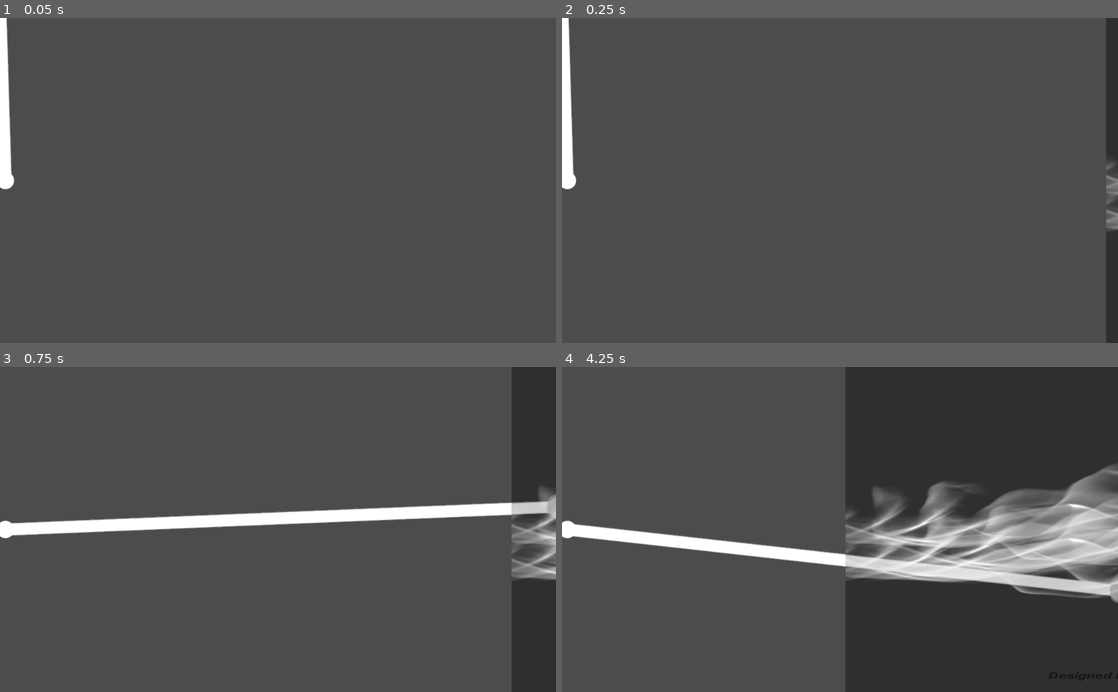
Above: before the commit, frames 1-4 (two rows, left to right).
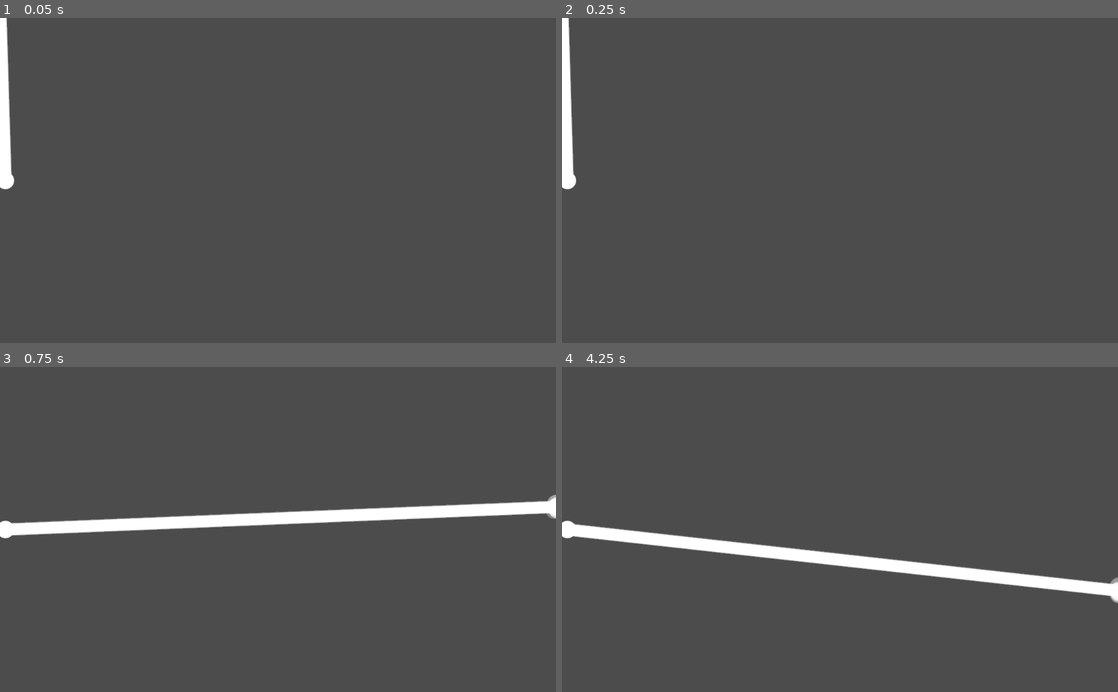
Above: after the commit, the same moments.

Repository: ToniJakovcevic10/LaserGame
Game: Godot game, scene res://World.tscn
Same seed, same stepped clock (60 frames per second), same inputs: the game is played once before the commit and once after it.
Inputs (mouse positions are in pixels of both pictures, inside the frame that each line leads up to):
- Up to frame 1 (0.05 s): no input
- Up to frame 2 (0.25 s): no input
- Up to frame 3 (0.75 s): move the mouse to (400, 513) at 0.52 s; click (400, 513) at 0.67 s
- Up to frame 4 (4.25 s): move the mouse to (728, 545) at 1.27 s; click (728, 545) at 1.42 s; move the mouse to (895, 458) at 2.02 s; click (895, 458) at 2.17 s; move the mouse to (812, 594) at 2.77 s; click (812, 594) at 2.92 s; move the mouse to (1006, 578) at 3.52 s; click (1006, 578) at 3.67 s

Frame 1 is identical in both runs. In frame 2, 1.8% of the frame differs, in the area x 97-100%, y 0-100%; in frame 3, 7.2%; in frame 4, 45%, in the area x 51-100%, y 0-100%.

Commit message:
mirrors and laser bouncing

Diff:
--- a/Laser_Beam/LaserBeam.gd
+++ b/Laser_Beam/LaserBeam.gd
@@ -6,6 +6,60 @@
 onready var beam = $Beam
 onready var end = $End
 onready var raycast2D = $RayCast2D
+onready var line = $Line2D
+onready var line_ray=$Line_Ray
+
+
+
+func _process(_delta):
+	line.clear_points()
+
+	if Input.is_mouse_button_pressed(BUTTON_RIGHT):
+		line.add_point(Vector2.ZERO)
+
+		line_ray.global_position = line.global_position
+		line_ray.cast_to = (get_global_mouse_position() - line.global_position).normalized()*2000
+		line_ray.force_raycast_update()
+
+		var previous = null
+
+		while true:
+			if not line_ray.is_colliding():
+				var pt = line_ray.global_position + line_ray.cast_to
+				line.add_point(line.to_local(pt))
+				break
+
+			var coll = line_ray.get_collider()
+			var pt = line_ray.get_collision_point()
+
+			line.add_point(line.to_local(pt))
+
+#			if not coll.collision_mask == 15:
+#				break
+
+			var normal = line_ray.get_collision_normal()  #to make sure on which angle we are colliding
+
+			if normal == Vector2.ZERO:
+				break                        #if collider starts out inside of hitbox or something similar
+
+			#update collisions
+			if previous !=null:
+				previous.collision_mask = 3
+				previous.collision_layer = 3
+			previous = coll
+			previous.collision_mask = 0
+			previous.collision_layer = 0
+
+			#update raycast
+			line_ray.global_position = pt
+			line_ray.cast_to = line_ray.cast_to.bounce(normal)
+			line_ray.force_raycast_update()
+
+		if previous !=null:
+				previous.collision_mask = 3
+				previous.collision_layer = 3
+
+
 
 func _physics_process(_delta):
 	var mouse_position = get_local_mouse_position()
--- a/Laser_Beam/LaserBeam.tscn
+++ b/Laser_Beam/LaserBeam.tscn
@@ -48,5 +48,30 @@
 texture = ExtResource( 1 )
 
 [node name="RayCast2D" type="RayCast2D" parent="."]
+visible = false
 enabled = true
 cast_to = Vector2( 100, 0 )
+collision_mask = 997
+collide_with_areas = true
+
+[node name="Line2D" type="Line2D" parent="."]
+position = Vector2( 0.332276, -0.0136831 )
+rotation = -0.0411567
+scale = Vector2( 0.995876, 1 )
+points = PoolVector2Array( 104.636, 4.14434, 395.834, 13.305 )
+width = 24.0
+default_color = Color( 1, 1, 1, 1 )
+
+[node name="Line_Ray" type="RayCast2D" parent="."]
+visible = false
+collision_mask = 6
+
+[node name="Particles2Dline" type="Particles2D" parent="Line_Ray"]
+visible = false
+position = Vector2( 100, 0 )
+amount = 6
+lifetime = 0.1
+preprocess = 0.1
+local_coords = false
+process_material = SubResource( 4 )
+texture = ExtResource( 1 )
--- /dev/null
+++ b/Mirror/Mirror.tscn
@@ -0,0 +1,11 @@
+[gd_scene load_steps=2 format=2]
+
+[sub_resource type="RectangleShape2D" id=1]
+extents = Vector2( 8, 88 )
+
+[node name="Mirror" type="StaticBody2D"]
+collision_layer = 32768
+collision_mask = 2
+
+[node name="CollisionShape2D" type="CollisionShape2D" parent="."]
+shape = SubResource( 1 )
--- a/Optical_Media/Air/Air.gd
+++ b/Optical_Media/Air/Air.gd
@@ -1,18 +1,18 @@
-extends StaticBody2D
-
-onready var singleton= get_node("/root/SingletonScript")
-
-func _physics_process(_delta):
-	if singleton.opticalmedia == 1:
-		self.position += Vector2(-2,0)
-	if self.position.x <= -2048:
-		self.queue_free()
-		singleton.opticalmedia = singleton.choosing_random_number()
-		air_reset()
-
-
-func air_reset():
-	var air_instance=singleton.air.instance()
-	air_instance.position= Vector2(0,0)
-	get_parent().call_deferred("add_child",air_instance)
-	print("air reset")
+#extends StaticBody2D
+#
+#onready var singleton= get_node("/root/SingletonScript")
+#
+#func _physics_process(_delta):
+#	if singleton.opticalmedia == 1:
+#		self.position += Vector2(-8,0)
+#	if self.position.x <= -1024:
+#		self.queue_free()
+#		singleton.opticalmedia = singleton.choosing_random_number()
+#		air_reset()
+#
+#
+#func air_reset():
+#	var air_instance=singleton.air.instance()
+#	air_instance.position= Vector2(0,0)
+#	get_parent().call_deferred("add_child",air_instance)
+#	print("air reset")
--- a/Optical_Media/Air/Air.tscn
+++ /dev/null
@@ -1,25 +0,0 @@
-[gd_scene load_steps=5 format=2]
-
-[ext_resource path="res://Optical_Media/Air/Air.png" type="Texture" id=1]
-[ext_resource path="res://Optical_Media/Air/Air.gd" type="Script" id=2]
-
-[sub_resource type="PhysicsMaterial" id=2]
-
-[sub_resource type="RectangleShape2D" id=1]
-extents = Vector2( 512, 300 )
-
-[node name="nodeAir" type="Node2D"]
-
-[node name="Air" type="StaticBody2D" parent="."]
-position = Vector2( 1544, 300 )
-collision_layer = 32
-physics_material_override = SubResource( 2 )
-script = ExtResource( 2 )
-
-[node name="CollisionShape2D" type="CollisionShape2D" parent="Air"]
-light_mask = 32
-shape = SubResource( 1 )
-
-[node name="Air" type="Sprite" parent="Air"]
-scale = Vector2( 0.853333, 0.5 )
-texture = ExtResource( 1 )
--- a/Singleton_script.gd
+++ b/Singleton_script.gd
@@ -1,7 +1,7 @@
 extends Node2D
 
-onready var opticalmedia = 1
-var air = preload("res://Optical_Media/Air/Air.tscn")
+onready var opticalmedia = 1  #zbog ovoga se odma pokrene uvik air
+#var air = preload("res://Optical_Media/Air/airNode.tscn")
 
 #choosing random number
 func choosing_random_number():
--- a/World.tscn
+++ b/World.tscn
@@ -1,7 +1,7 @@
 [gd_scene load_steps=4 format=2]
 
 [ext_resource path="res://Laser_Beam/LaserBeam.tscn" type="PackedScene" id=1]
-[ext_resource path="res://Optical_Media/Air/Air.tscn" type="PackedScene" id=2]
+[ext_resource path="res://Mirror/Mirror.tscn" type="PackedScene" id=2]
 [ext_resource path="res://Singleton_script.gd" type="Script" id=3]
 
 [node name="World" type="Node2D"]
@@ -11,6 +11,7 @@
 anchor_mode = 0
 
 [node name="LaserBeam" parent="." instance=ExtResource( 1 )]
+light_mask = 997
 position = Vector2( 10, 300 )
 
 [node name="Borders" type="StaticBody2D" parent="."]
@@ -19,4 +20,9 @@
 position = Vector2( 15.1361, -16.8179 )
 polygon = PoolVector2Array( -22.5707, 13.0436, -15.8392, 18.2812, -15.8436, 618.489, 1011.73, 613.444, 1011.73, 13.0436, -4.07101, 14.7254, -4.07101, 4.63466, 1018.46, 6.31645, 1016.78, 621.853, -22.5707, 623.534 )
 
-[node name="nodeAir" parent="." instance=ExtResource( 2 )]
+[node name="Mirror" parent="." groups=[
+"Mirrors",
+] instance=ExtResource( 2 )]
+position = Vector2( 776, 160 )
+collision_layer = 6
+collision_mask = 6
--- a/project.godot
+++ b/project.godot
@@ -22,12 +22,15 @@
 [autoload]
 
 SingletonScript="*res://Singleton_script.gd"
-Air="*res://Optical_Media/Air/Air.gd"
+AirNode="*res://Optical_Media/Air/airNode.tscn"
 
 [layer_names]
 
-2d_render/layer_1="Laser"
-2d_physics/layer_1="Laser"
+2d_render/layer_1="Wall"
+2d_physics/layer_1="Wall"
+2d_render/layer_2="Laser"
+2d_physics/layer_2="Laser"
+2d_physics/layer_3="Mirror"
 2d_render/layer_6="Air"
 2d_physics/layer_6="Air"
 2d_render/layer_7="Glass"
@@ -38,6 +41,7 @@
 2d_physics/layer_9="Diamond"
 2d_render/layer_10="Germanium"
 2d_physics/layer_10="Germanium"
+2d_render/layer_16="Mirror"
 
 [rendering]
 
